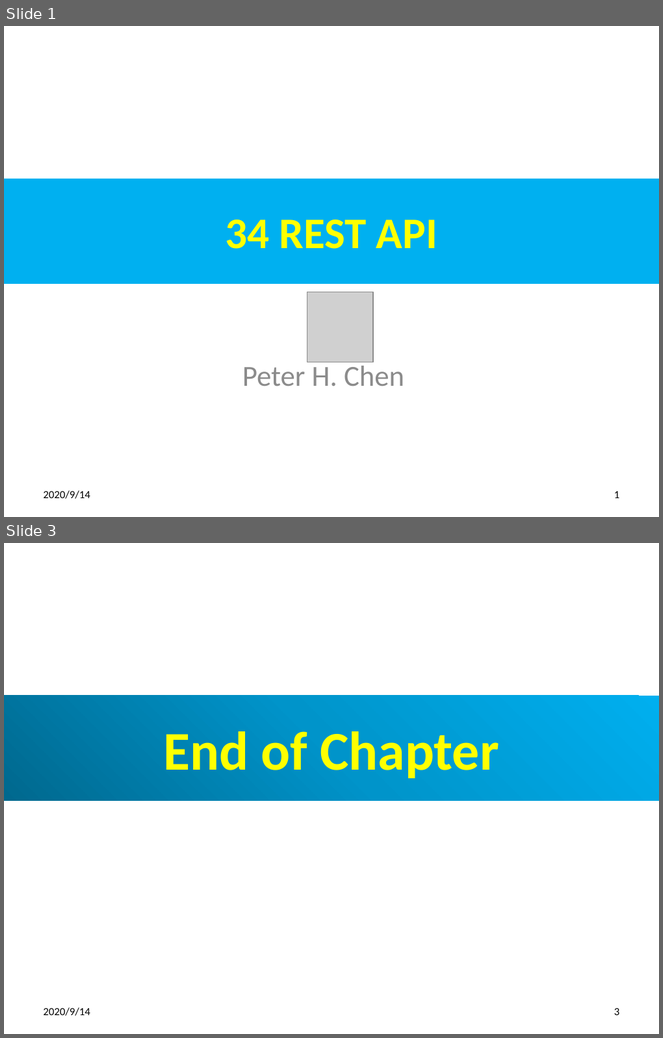
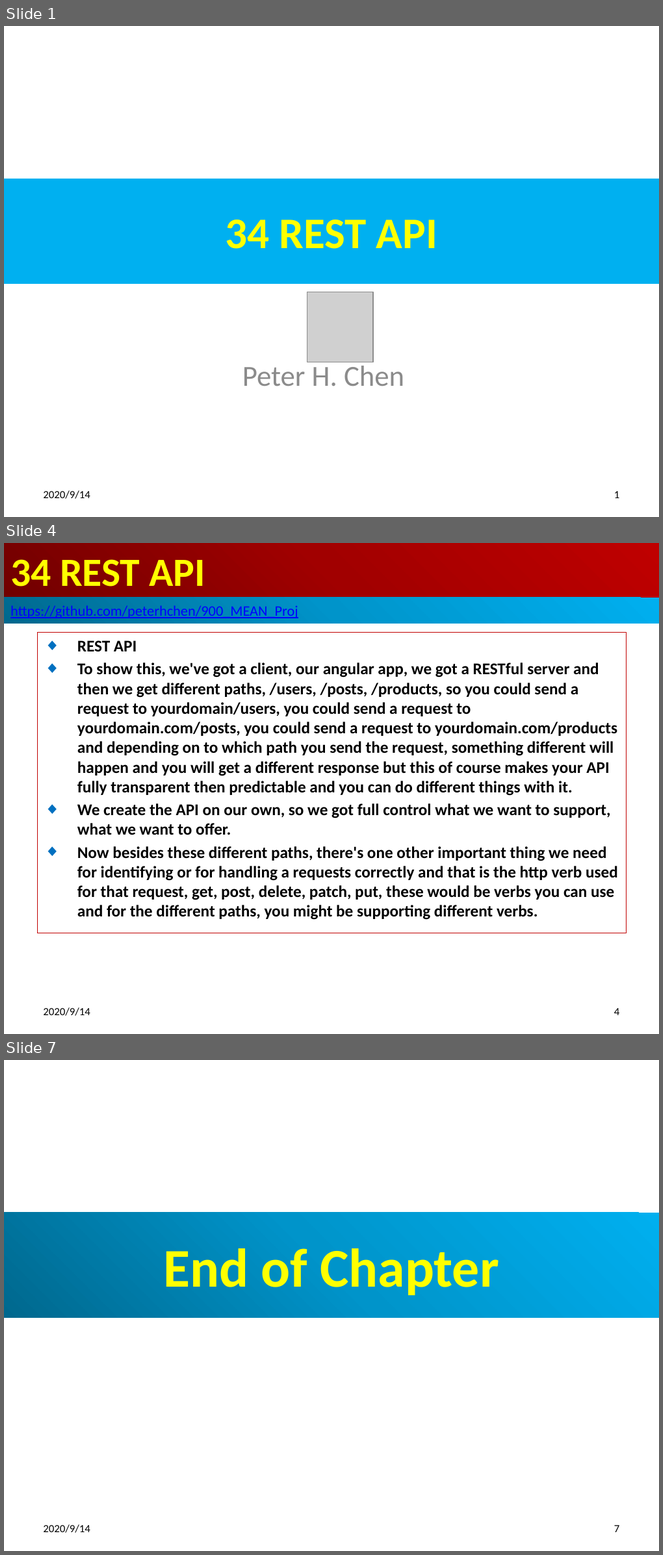
Before and after one commit to peterhchen/900_MEAN_Proj, a slide deck: Sec03_034_RestApi.pptx. Shown one above the other, each under a label of ours: slides 1 and 3 before the commit, slides 1, 4 and 7 after it; the slides between them are not shown. The pictures are 663x1038 and 663x1555 pixels, drawn with LibreOffice and Linux fonts; fonts in the diff are those of the drawing; grey boxes stand for pictures. Boxes give left, top, right and bottom in pixels: in the first picture for what was removed or moved away, otherwise in the second. Text is boxed around its words. In the diff, an @@ line names an element or a change of style, - is before the commit and + after.

```diff
--- a/Sec03_034_RestApi.pptx
+++ b/Sec03_034_RestApi.pptx
@@ slide 4 added at (4,543,659,1034), background #FFFFFF @@
@@ title added at (4,543,659,598), fill gradient #720000 to #A20000 to #C00000, 44 pt, text #FFFF00, bold @@
+34 REST API
@@ rectangle added at (4,598,659,623), fill gradient #00688E to #0094CA to #00B0F0, 16 pt, text #0000FF, underline @@
+https://github.com/peterhchen/900_MEAN_Proj
@@ subtitle added at (37,632,627,933), outline #C00000 0.75 pt, 18 pt, text #000000, bold @@
+◆ REST API
+◆ To show this, we've got a client, our angular app, we got a RESTful server and then we get different paths, /users, /posts, /products, so you could send a request to yourdomain/users, you could send a request to yourdomain.com/posts, you could send a request to yourdomain.com/products and depending on to which path you send the request, something different will happen and you will get a different response but this of course makes your API fully transparent then predictable and you can do different things with it.
+◆ We create the API on our own, so we got full control what we want to support, what we want to offer.
+◆ Now besides these different paths, there's one other important thing we need for identifying or for handling a requests correctly and that is the http verb used for that request, get, post, delete, patch, put, these would be verbs you can use and for the different paths, you might be supporting different verbs.
@@ text added at (43,1008,90,1016), 12 pt, text #000000 @@
+2020/9/14
@@ page number added at (614,1008,620,1016), 12 pt, text #000000 @@
+4
@@ what was slide 3 is now slide 7 @@
@@ page number at (614,1525,620,1533): text changed @@
-3
+7
```
Also in this commit, not shown: 1 slide changed, 3 other slides added, 2 other files.
